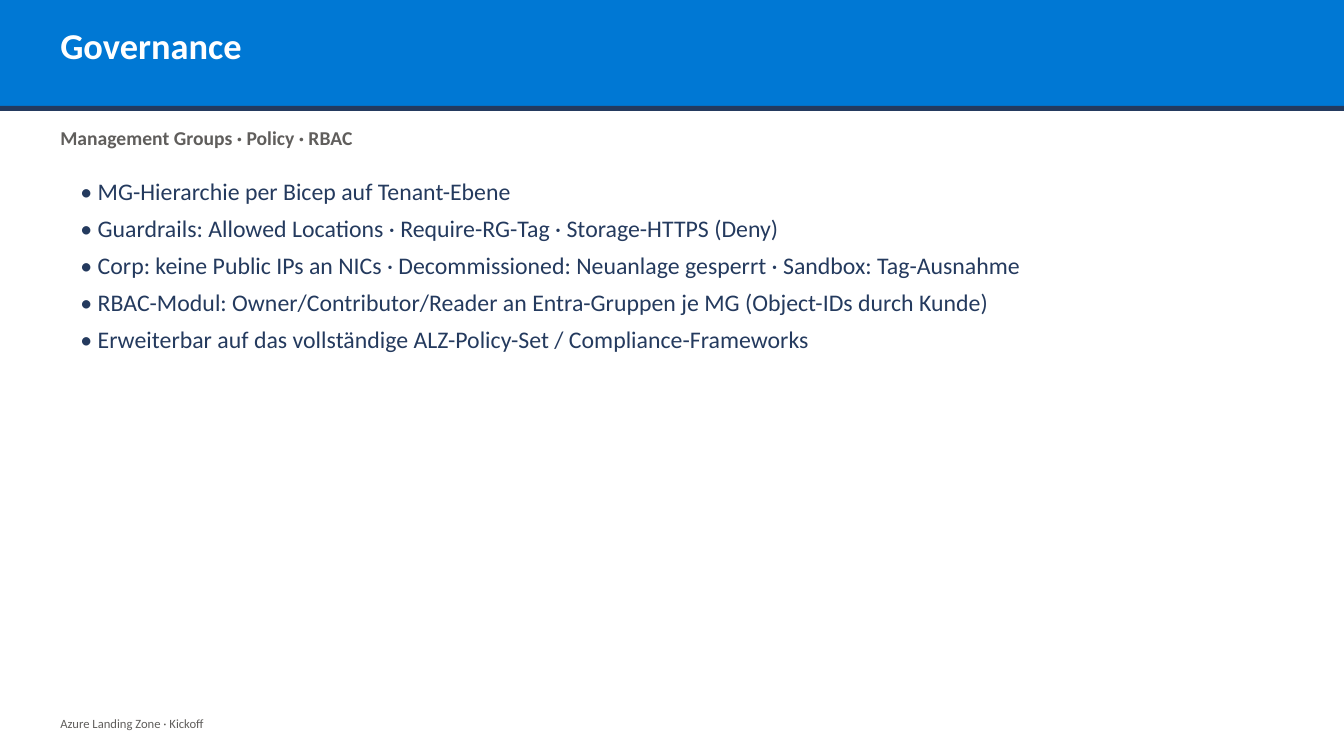
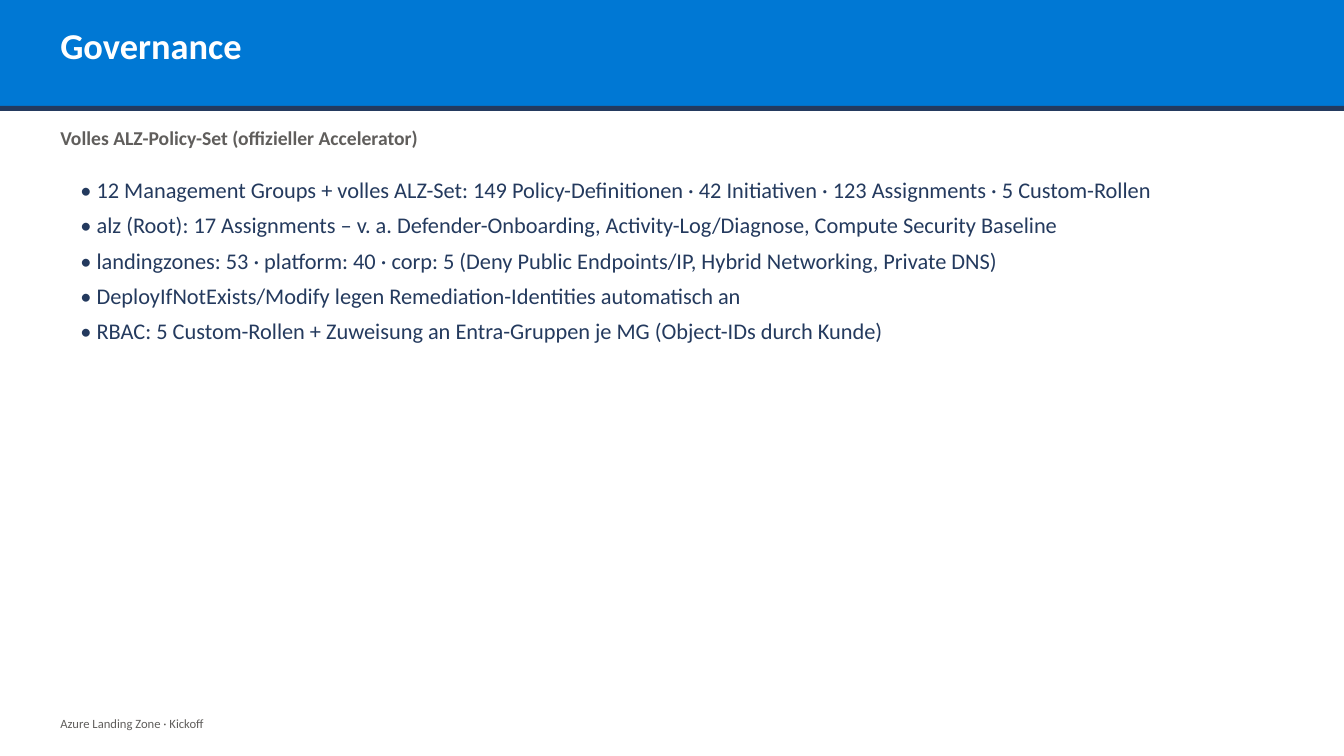
Before and after one commit to YannickBeck/azure-landing-zone, a slide deck: slide 6 of docs/kickoff/Azure-Landing-Zone-Kickoff.pptx. Drawn at 1344x756 pixels with LibreOffice and Linux fonts; fonts in the diff are those of the drawing. Boxes give left, top, right and bottom in pixels: in the first picture for what was removed or moved away, otherwise in the second. Text is boxed around its words. In the diff, an @@ line names an element or a change of style, - is before the commit and + after.

```diff
--- a/docs/kickoff/Azure-Landing-Zone-Kickoff.pptx
+++ b/docs/kickoff/Azure-Landing-Zone-Kickoff.pptx
@@ text at (x1=60, y1=130, x2=418, y2=148): text changed @@
-Management Groups · Policy · RBAC
+Volles ALZ-Policy-Set (offizieller Accelerator)
@@ text at (x1=97, y1=182, x2=1150, y2=343): text changed; size 17 to 16 pt @@
-• MG-Hierarchie per Bicep auf Tenant-Ebene
-• Guardrails: Allowed Locations · Require-RG-Tag · Storage-HTTPS (Deny)
-• Corp: keine Public IPs an NICs · Decommissioned: Neuanlage gesperrt · Sandbox: Tag-Ausnahme
-• RBAC-Modul: Owner/Contributor/Reader an Entra-Gruppen je MG (Object-IDs durch Kunde)
-• Erweiterbar auf das vollständige ALZ-Policy-Set / Compliance-Frameworks
+• 12 Management Groups + volles ALZ-Set: 149 Policy-Definitionen · 42 Initiativen · 123 Assignments · 5 Custom-Rollen
+• alz (Root): 17 Assignments – v. a. Defender-Onboarding, Activity-Log/Diagnose, Compute Security Baseline
+• landingzones: 53 · platform: 40 · corp: 5 (Deny Public Endpoints/IP, Hybrid Networking, Private DNS)
+• DeployIfNotExists/Modify legen Remediation-Identities automatisch an
+• RBAC: 5 Custom-Rollen + Zuweisung an Entra-Gruppen je MG (Object-IDs durch Kunde)
```
Also in this commit, not shown: 10 other slides changed, 4 other files.
